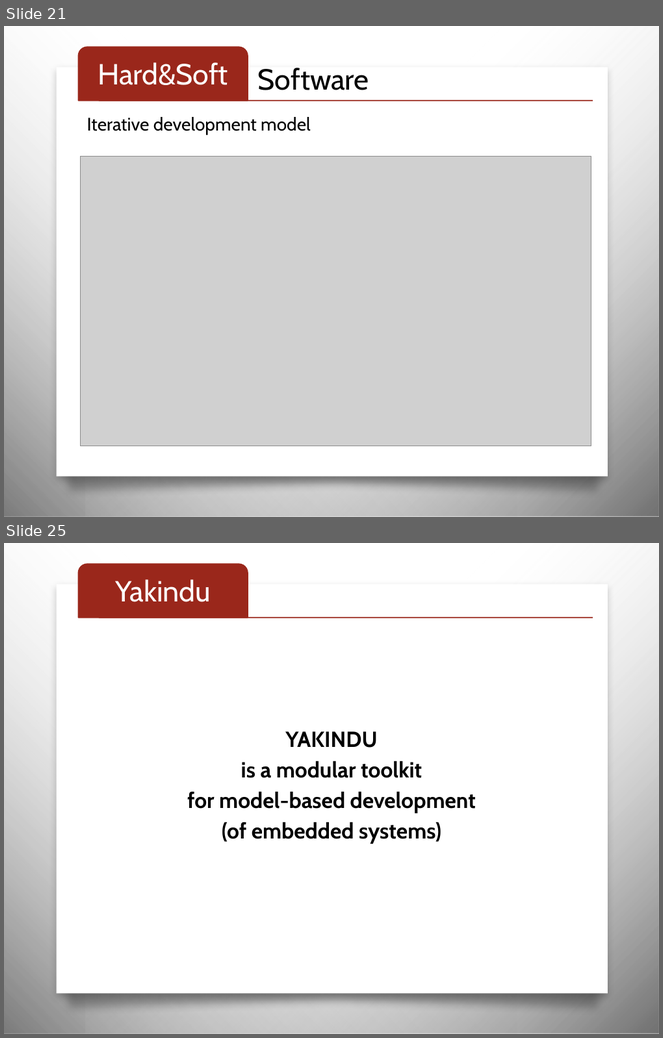
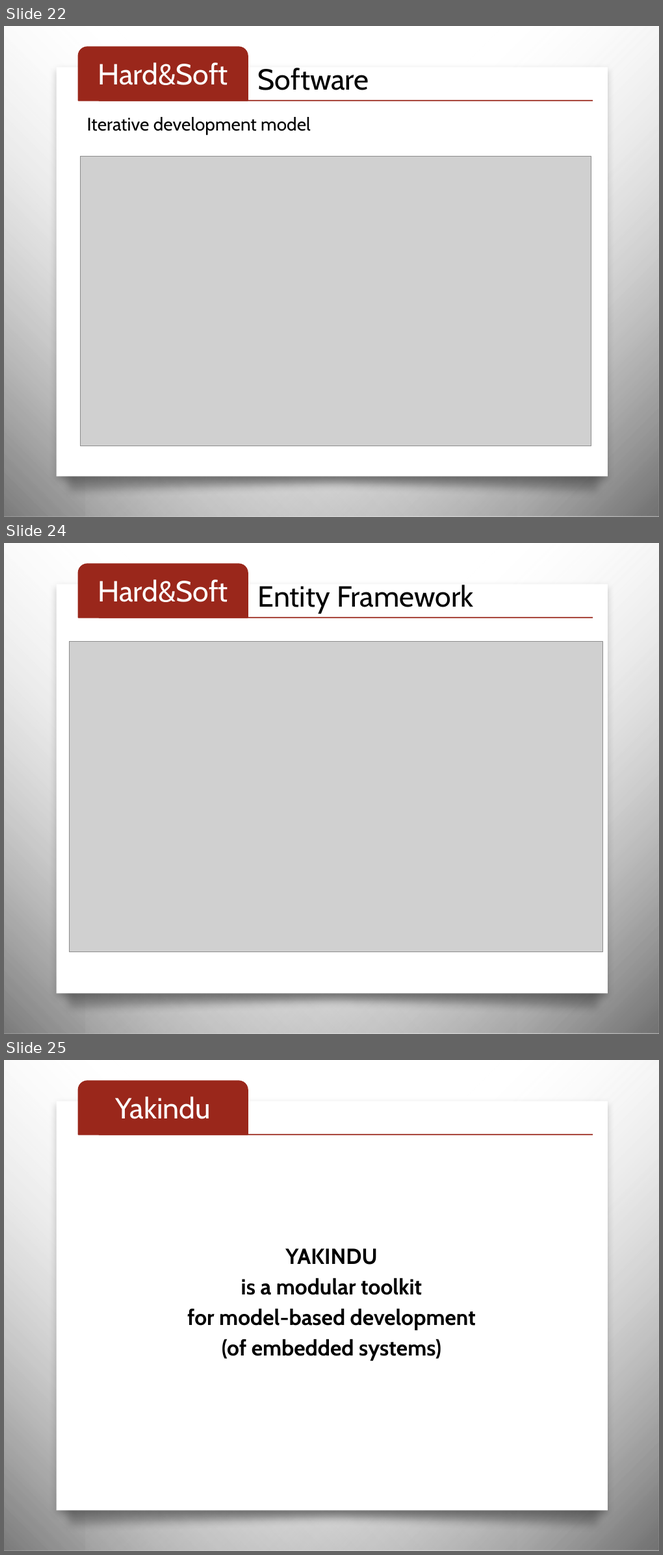
Before and after one commit to thanhlcm90/smart-menu-solution, a slide deck: Users/ThanhLCM/v1.1/Capstone Project.pptx. Shown one above the other, each under a label of ours: slides 21 and 25 before the commit, slides 22, 24 and 25 after it; the slides between them are not shown. The pictures are 663x1038 and 663x1555 pixels, drawn with LibreOffice and Linux fonts; fonts in the diff are those of the drawing; grey boxes stand for pictures; background and template pictures are left out. Boxes give left, top, right and bottom in pixels: in the first picture for what was removed or moved away, otherwise in the second. Text is boxed around its words. In the diff, an @@ line names an element or a change of style, - is before the commit and + after.

```diff
--- a/Users/ThanhLCM/v1.1/Capstone Project.pptx
+++ b/Users/ThanhLCM/v1.1/Capstone Project.pptx
@@ slide 24 added at <box>4,543,659,1034</box>, background picture (left out); not listed: 4 template elements that a slide beside it also shows @@
@@ group added at <box>79,564,593,618</box>: 2 texts, 1 line, 1 round same rect @@
+Entity Framework
+Hard&Soft
@@ picture added at <box>70,641,603,953</box> @@
@@ what was slide 21 is now slide 22 @@
```
Also in this commit, not shown: 3 slides changed, 1 slide removed.
